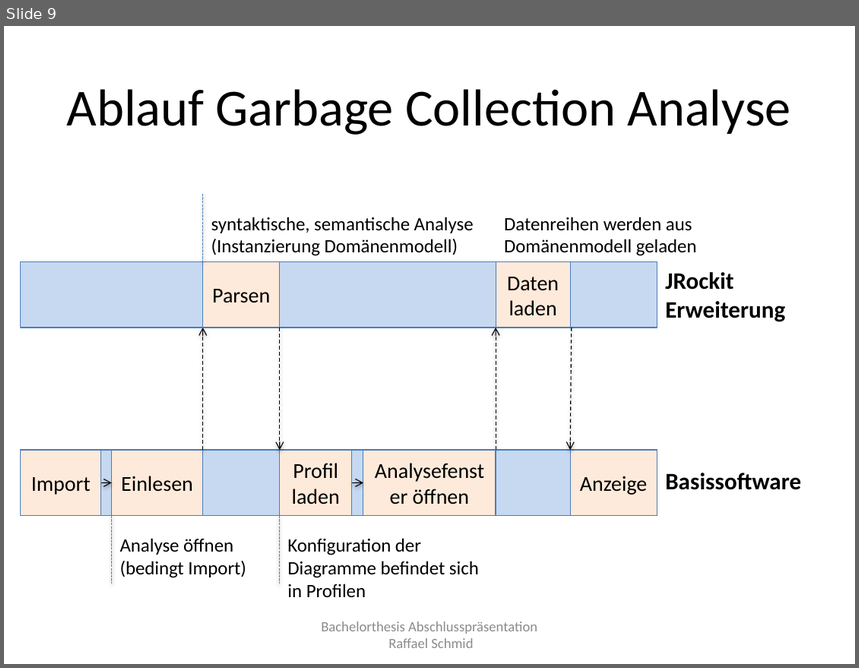
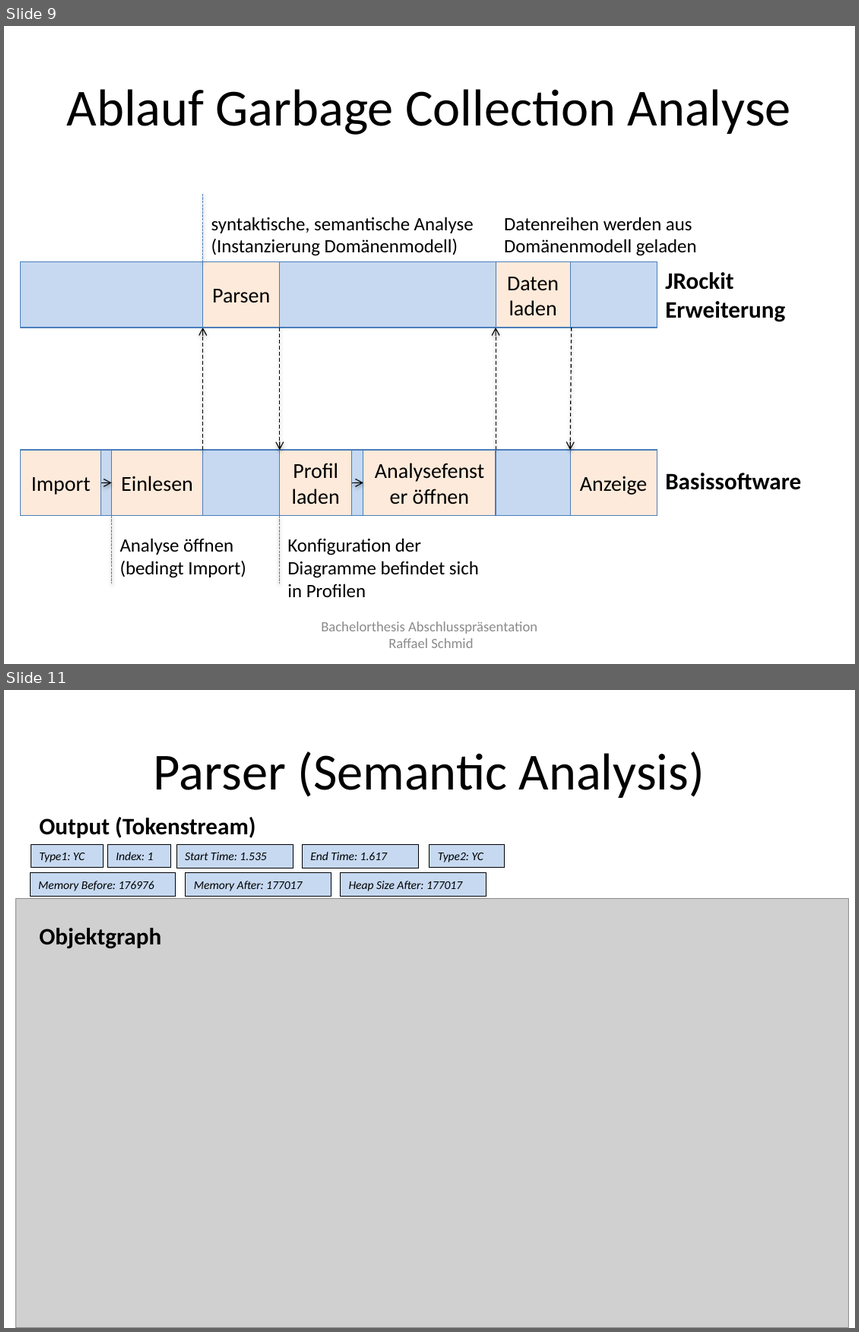
Before and after one commit to raffaelschmid/bachelorthesis, a slide deck: Dokumentation/Abschlusspraesentation/rschmid_bachelorthesis_abschlusspraesentation.pptx. Shown one above the other, each under a label of ours: slide 9 before the commit, slides 9 and 11 after it; the slides between them are not shown. The pictures are 859x668 and 859x1332 pixels, drawn with LibreOffice and Linux fonts; fonts in the diff are those of the drawing; grey boxes stand for pictures. Boxes give left, top, right and bottom in pixels: in the first picture for what was removed or moved away, otherwise in the second. Text is boxed around its words. In the diff, an @@ line names an element or a change of style, - is before the commit and + after.

```diff
--- a/Dokumentation/Abschlusspraesentation/rschmid_bachelorthesis_abschlusspraesentation.pptx
+++ b/Dokumentation/Abschlusspraesentation/rschmid_bachelorthesis_abschlusspraesentation.pptx
@@ slide 11 added at bbox=[4, 690, 855, 1328], background #FFFFFF @@
@@ title added at bbox=[154, 752, 705, 798], 44 pt, text #000000 @@
+Parser (Semantic Analysis)
@@ text added at bbox=[39, 817, 256, 838], 20 pt, text #000000, bold @@
+Output (Tokenstream)
@@ group added at bbox=[31, 844, 505, 896]: 8 rectangles @@
+Type1: YC
+Index: 1
+Start Time: 1.535
+End Time: 1.617
+Type2: YC
+Memory Before: 176976
+Memory After: 177017
+Heap Size After: 177017
@@ picture added at bbox=[16, 898, 848, 1328] @@
@@ text added at bbox=[39, 928, 161, 949], 20 pt, text #000000, bold @@
+Objektgraph
```
Also in this commit, not shown: 5 slides changed, 1 slide removed.
